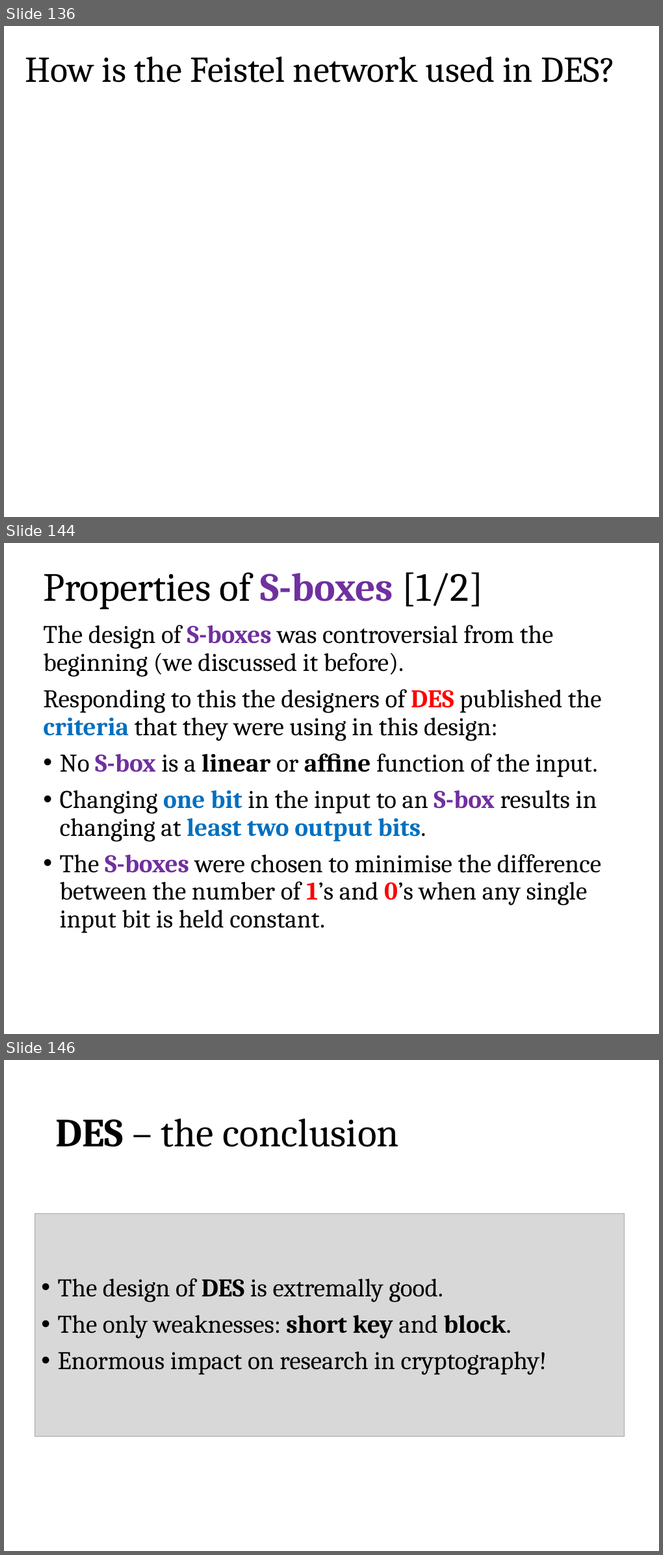
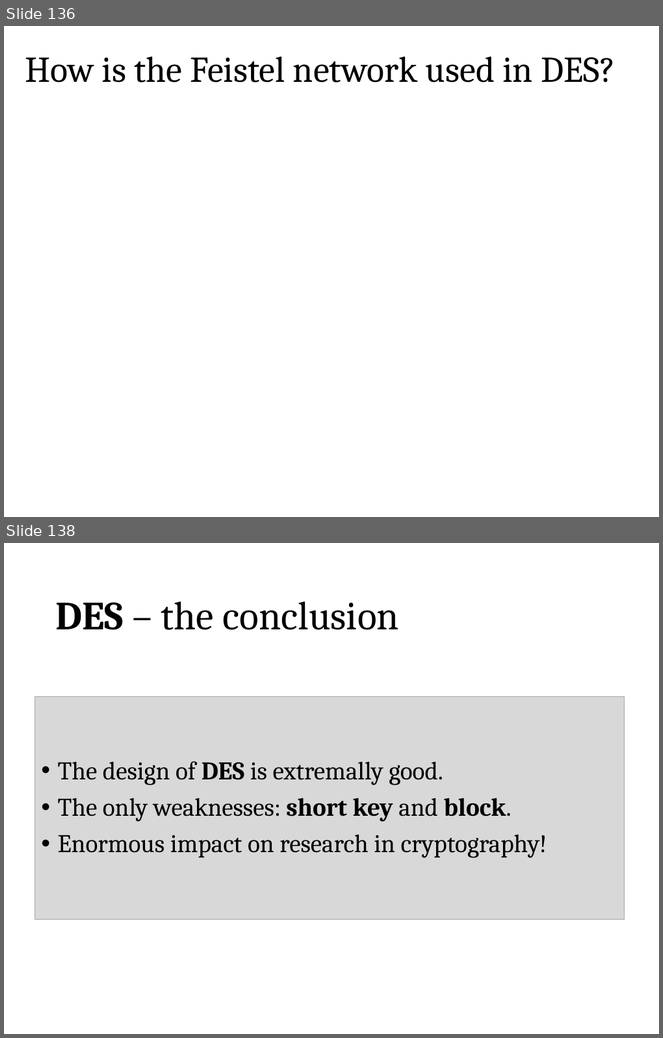
Before and after one commit to sdziembowski/cryptography-I-2026, a slide deck: Slides/chapter02.pptx. Shown one above the other, each under a label of ours: slides 136, 144 and 146 before the commit, slides 136 and 138 after it; the slides between them are not shown. The pictures are 663x1555 and 663x1038 pixels, drawn with LibreOffice and Linux fonts; fonts in the diff are those of the drawing; grey boxes stand for pictures. Boxes give left, top, right and bottom in pixels: in the first picture for what was removed or moved away, otherwise in the second. Text is boxed around its words. In the diff, an @@ line names an element or a change of style, - is before the commit and + after.

```diff
--- a/Slides/chapter02.pptx
+++ b/Slides/chapter02.pptx
@@ slide 144 removed at [4,543,659,1034], background #FFFFFF @@
@@ title removed at [43,572,484,609] @@
-Properties of S-boxes [1/2]
@@ text removed at [43,625,602,934] @@
-The design of S-boxes was controversial from the beginning (we discussed it before).
-Responding to this the designers of DES published the criteria that they were using in this design:
-• No S-box is a linear or afﬁne function of the input.
-• Changing one bit in the input to an S-box results in changing at least two output bits.
-• The S-boxes were chosen to minimise the difference between the number of 1’s and 0’s when any single input bit is held constant.
@@ what was slide 146 is now slide 138 @@
```
Also in this commit, not shown: 26 slides changed, 2 slides added, 9 other slides removed, 1 other file.
